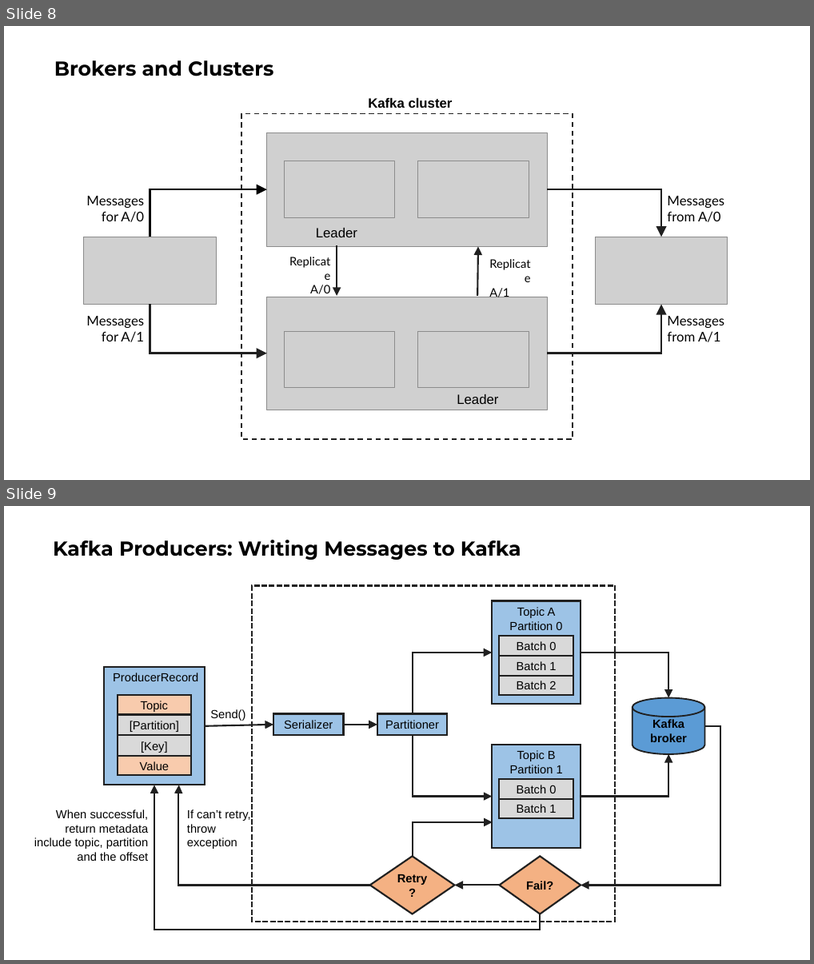
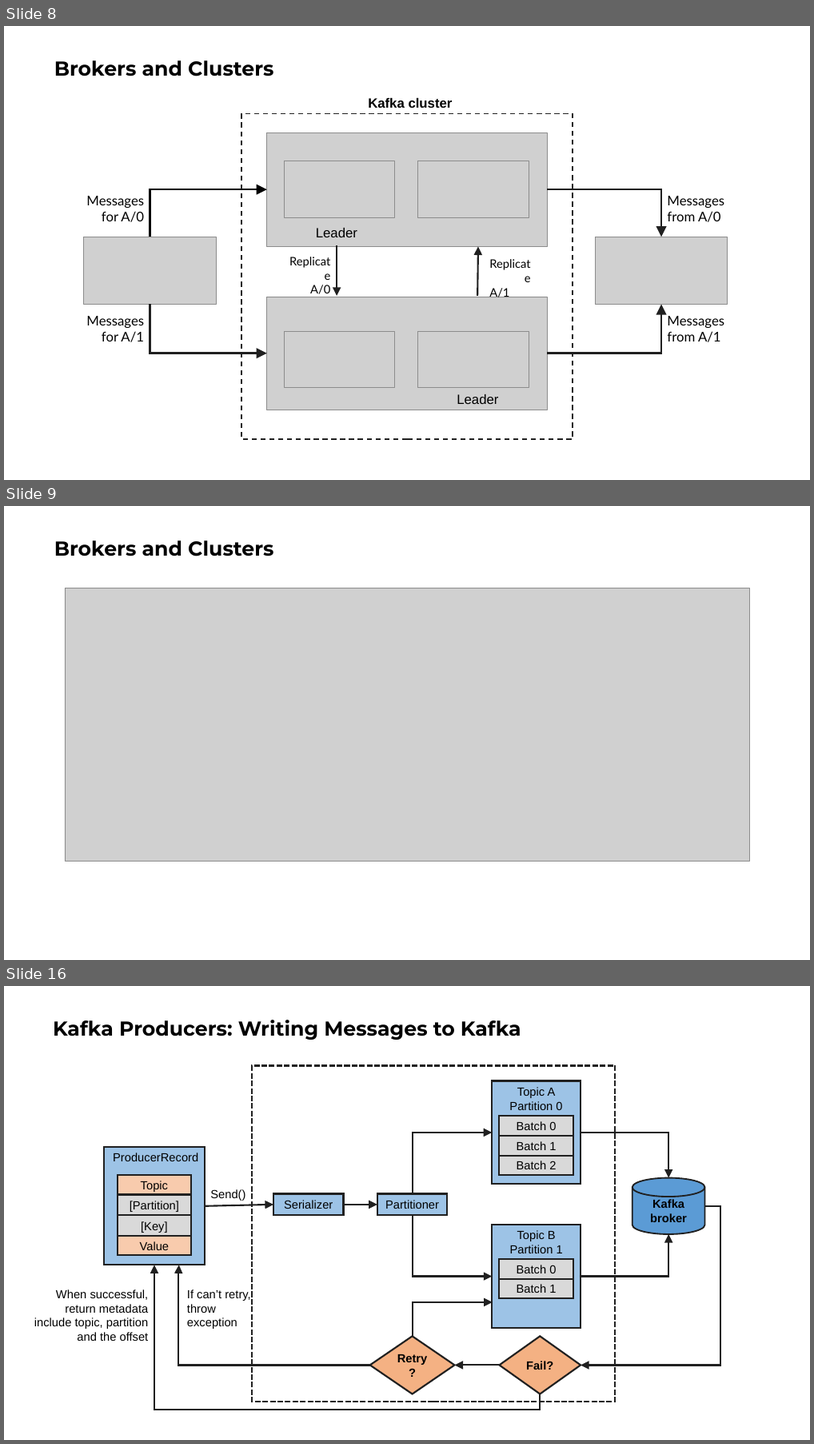
Before and after one commit to ngoctd314/tech-talk, a slide deck: kafka/slide.pptx. Shown one above the other, each under a label of ours: slides 8 and 9 before the commit, slides 8, 9 and 16 after it; the slides between them are not shown. The pictures are 814x964 and 814x1444 pixels, drawn with LibreOffice and Linux fonts; fonts in the diff are those of the drawing; grey boxes stand for pictures. Boxes give left, top, right and bottom in pixels: in the first picture for what was removed or moved away, otherwise in the second. Text is boxed around its words. In the diff, an @@ line names an element or a change of style, - is before the commit and + after.

```diff
--- a/kafka/slide.pptx
+++ b/kafka/slide.pptx
@@ slide 9 added at [4, 506, 810, 960], background #FFFFFF @@
@@ title added at [54, 540, 274, 556], 24 pt, text #000000, bold @@
+Brokers and Clusters
@@ picture added at [65, 588, 750, 861] @@
@@ what was slide 9 is now slide 16 @@
```
Also in this commit, not shown: 4 slides changed, 13 other slides added, 2 slides removed, 4 other files.
